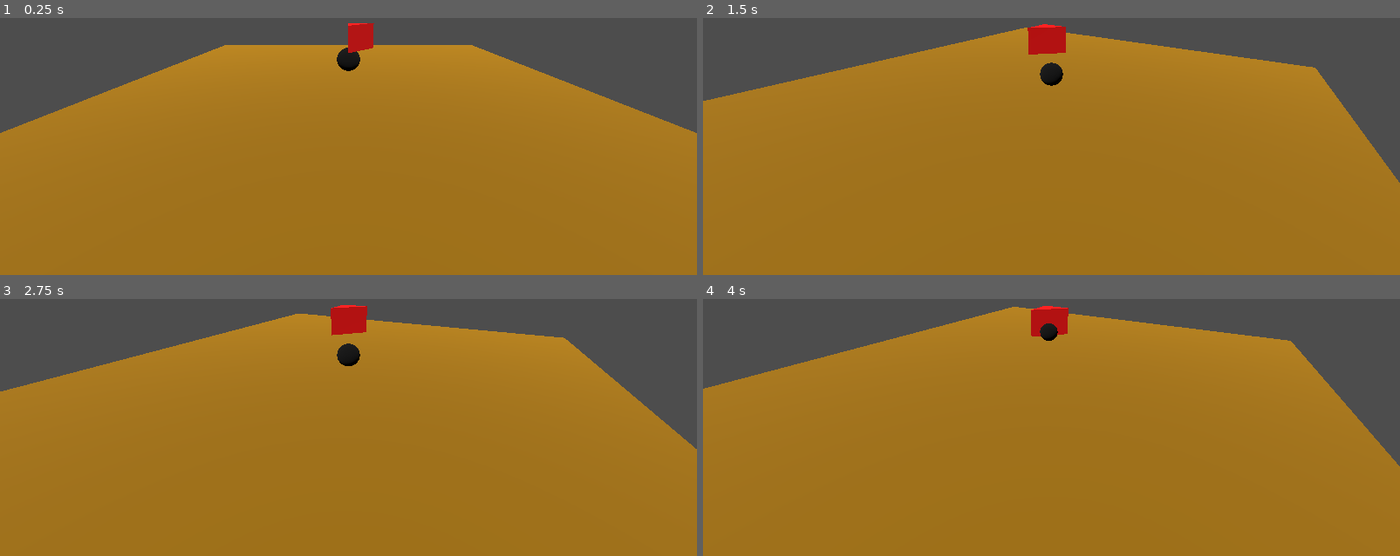
Above: before the commit, frames 1-4 (two rows, left to right).
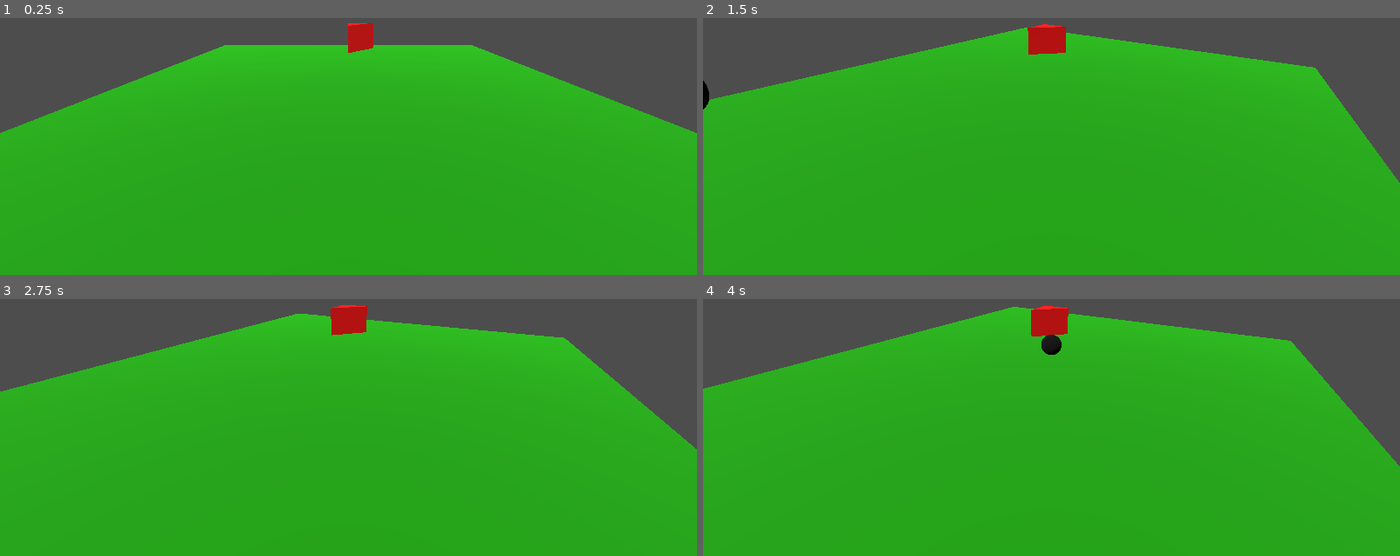
Above: after the commit, the same moments.

Repository: nereusdev/GodotProjectionIllusion
Game: Godot game, scene res://scenes/main.tscn
Two runs of this game, one before a commit and one after it. Both use one fixed random seed, a clock stepped at 60 frames per second and the inputs below.
Inputs (mouse positions are in pixels of both pictures, inside the frame that each line leads up to):
- Up to frame 1 (0.25 s): no input
- Up to frame 2 (1.5 s): move the mouse to (1204, 59) at 0.52 s; hold Right (ui_right) 0.53-1.28 s; click (1204, 59) at 0.67 s; tap Enter at 1.25 s; move the mouse to (1016, 82) at 1.27 s; hold Up (ui_up) from 1.28 s (still down)
- Up to frame 3 (2.75 s): keep holding Up (ui_up); tap Space at 2 s; move the mouse to (362, 352) at 2.02 s
- Up to frame 4 (4 s): keep holding Up (ui_up); tap Enter at 2.75 s; move the mouse to (1044, 365) at 2.77 s; click (1044, 365) at 2.92 s; move the mouse to (1100, 365) at 3.52 s

The runs differ from the first frame. In frame 1, 78% of the frame differs, in the area x 0-100%, y 10-100%; in frame 2, 81%, in the area x 0-100%, y 3-100%; in frame 3, 80%; in frame 4, 81%.

Commit message:
Added bowling pin

Diff:
--- /dev/null
+++ b/scenes/bowling_pin.tscn
@@ -0,0 +1,22 @@
+[gd_scene format=3 uid="uid://dbv0vlp2bgecw"]
+
+[sub_resource type="SphereMesh" id="SphereMesh_yklfw"]
+
+[sub_resource type="SphereMesh" id="SphereMesh_j54ii"]
+
+[sub_resource type="CapsuleShape3D" id="CapsuleShape3D_j54ii"]
+height = 1.5004883
+
+[node name="RigidBody3D" type="RigidBody3D" unique_id=801498768]
+
+[node name="MeshInstance3D" type="MeshInstance3D" parent="." unique_id=742545229]
+transform = Transform3D(0.97546625, 0, 0, 0, 1.8037182, 0, 0, 0, 0.97546625, 0, 0, 0)
+mesh = SubResource("SphereMesh_yklfw")
+
+[node name="MeshInstance3D2" type="MeshInstance3D" parent="." unique_id=1192923711]
+transform = Transform3D(0.5868064, 0, 0, 0, 1.177518, 0, 0, 0, 0.5868064, 0, 1.1882312, 0)
+mesh = SubResource("SphereMesh_j54ii")
+
+[node name="CollisionShape3D" type="CollisionShape3D" parent="." unique_id=1393044707]
+transform = Transform3D(1, 0, 0, 0, 1, 0, 0, 0, 1, 0, -0.14617291, 0)
+shape = SubResource("CapsuleShape3D_j54ii")
--- a/scenes/ground.tscn
+++ b/scenes/ground.tscn
@@ -7,7 +7,7 @@
 size = Vector3(20, 0.1, 20)
 
 [sub_resource type="StandardMaterial3D" id="StandardMaterial3D_t7tip"]
-albedo_color = Color(0.67, 0.469, 0, 1)
+albedo_color = Color(0.11688114, 0.692583, 0, 1)
 
 [node name="Ground" type="StaticBody3D" unique_id=1439873320]
 
--- a/scenes/main.tscn
+++ b/scenes/main.tscn
@@ -4,6 +4,7 @@
 [ext_resource type="Script" uid="uid://cospigw5hg163" path="res://scripts/main.gd" id="1_sugp2"]
 [ext_resource type="PackedScene" uid="uid://rhwfucmxl3t" path="res://scenes/floating_shape.tscn" id="2_sugp2"]
 [ext_resource type="PackedScene" uid="uid://c21sd8gwlfyxt" path="res://scenes/soccer_ball.tscn" id="4_jyhfs"]
+[ext_resource type="PackedScene" uid="uid://dbv0vlp2bgecw" path="res://scenes/bowling_pin.tscn" id="5_tbgi4"]
 
 [sub_resource type="PhysicsMaterial" id="PhysicsMaterial_jyhfs"]
 rough = true
@@ -26,10 +27,13 @@
 transform = Transform3D(1, 0, 0, 0, 0.95137423, 0.3080375, 0, -0.3080375, 0.95137423, 1.1920929e-06, 3.7752576, 10.74352)
 
 [node name="SoccerBall" parent="." unique_id=1535857426 instance=ExtResource("4_jyhfs")]
-transform = Transform3D(1, 0, 0, 0, 1, 0, 0, 0, 1, 0, 1.4917588, 0)
+transform = Transform3D(1, 0, 0, 0, 1, 0, 0, 0, 1, 5.526062, 1.4917588, 8.129364)
 
 [node name="ResetFloatingShape" type="Timer" parent="." unique_id=2023459564]
 wait_time = 5.0
 one_shot = true
 
+[node name="RigidBody3D" parent="." unique_id=801498768 instance=ExtResource("5_tbgi4")]
+transform = Transform3D(1, 0, 0, 0, 1, 0, 0, 0, 1, -8.815556, 1.0984313, 9.356272)
+
 [connection signal="timeout" from="ResetFloatingShape" to="CameraPivot" method="_on_reset_floating_shape_timeout"]
